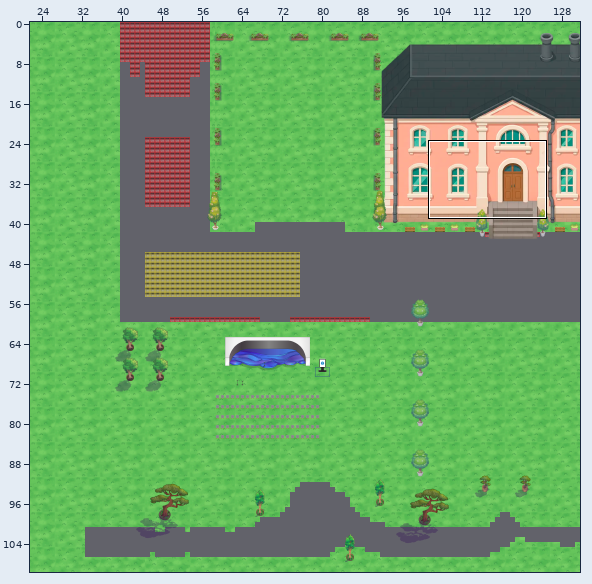
Tiled map (JSON): office.tmj. Above: a wide view before the commit, with the close-up outlined.
Close-up. As it was:
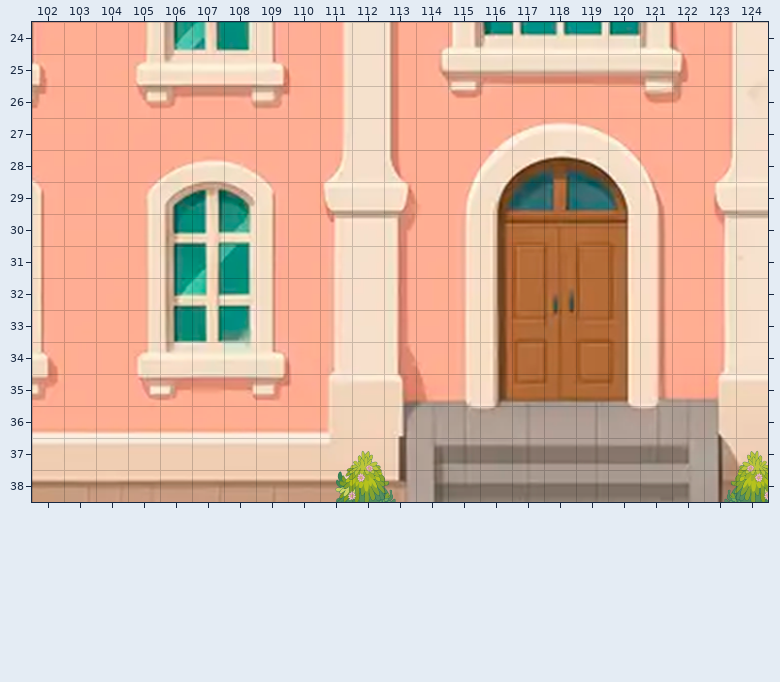
Cells are 32x32 px. Shown: x 102..124, y 24..38. The commit also changed other parts of the map, which this record leaves out. Not drawn, because the pictures are missing: unchanged layers "floor/floor1", "walls/FloorUnderWalls".
The result:
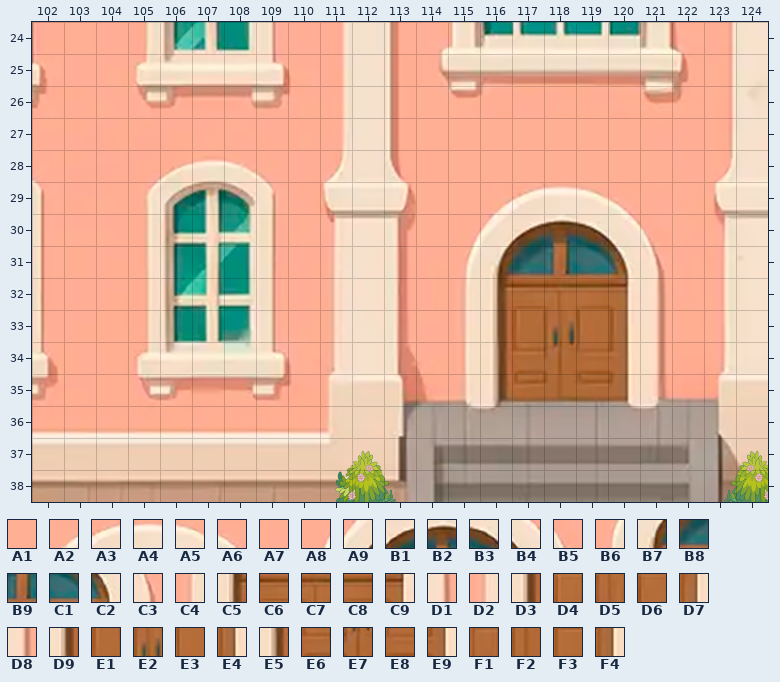
Key: from "WA_Exteri": A1 2139, A2 2140, A3 2141, A4 2142, A5 2143, A6 2144, A7 2145, A8 2217, A9 2218, B1 2219, B2 2220, B3 2221, B4 2222, B5 2223, B6 2295, B7 2296, B8 2297, B9 2298, C1 2299, C2 2300, C3 2301, C4 2373, C5 2374, C6 2375, C7 2376, C8 2377, C9 2378, D1 2379, D2 2451, D3 2452, D4 2453, D5 2454, D6 2455, D7 2456, D8 2457, D9 2530, E1 2531, E2 2532, E3 2533, E4 2534, E5 2608, E6 2609, E7 2610, E8 2611, E9 2612, F1 2687, F2 2688, F3 2689, F4 2690.
__ is an empty cell.
What changed:
Layer "above/InvisibleWalls":
The author changed tile A2 to tile A1 in row 27 at x 116.
The author changed tile A3 to tile A1 in row 27 at x 117.
The author changed tile A4 to tile A1 in row 27 at x 118.
The author changed tile A5 to tile A1 in row 27 at x 119.
The author changed tile A6 to tile A1 in row 27 at x 120.
The author changed tile A8 to tile A1 in row 28 at x 115.
The author changed tile A9 to tile A1 in row 28 at x 116.
The author changed tile B1 to tile A1 in row 28 at x 117.
The author changed tile B2 to tile A1 in row 28 at x 118.
The author changed tile B3 to tile A1 in row 28 at x 119.
The author changed tile B4 to tile A1 in row 28 at x 120.
The author changed tile B5 to tile A1 in row 28 at x 121.
The author changed tile B6 to tile A1 in row 29 at x 115.
The author changed tile B7 to tile A2 in row 29 at x 116.
The author changed tile B8 to tile A3 in row 29 at x 117.
The author changed tile B9 to tile A4 in row 29 at x 118.
The author changed tile C1 to tile A5 in row 29 at x 119.
The author changed tile C2 to tile A6 in row 29 at x 120.
The author changed tile C3 to tile A7 in row 29 at x 121.
The author changed tile C4 to tile A8 in row 30 at x 115.
The author changed tile C5 to tile A9 in row 30 at x 116.
The author changed tile C6 to tile B1 in row 30 at x 117.
The author changed tile C7 to tile B2 in row 30 at x 118.
The author changed tile C8 to tile B3 in row 30 at x 119.
The author changed tile C9 to tile B4 in row 30 at x 120.
The author changed tile D1 to tile B5 in row 30 at x 121.
The author changed tile D2 to tile B6 in row 31 at x 115.
The author changed tile D3 to tile B7 in row 31 at x 116.
The author changed tile D4 to tile B8 in row 31 at x 117.
The author changed tile D5 to tile B9 in row 31 at x 118.
The author changed tile D6 to tile C1 in row 31 at x 119.
The author changed tile D7 to tile C2 in row 31 at x 120.
The author changed tile D8 to tile C3 in row 31 at x 121.
The author changed tile D9 to tile C5 in row 32 at x 116.
The author changed tile E1 to tile C6 in row 32 at x 117.
The author changed tile E2 to tile C7 in row 32 at x 118.
The author changed tile E3 to tile C8 in row 32 at x 119.
The author changed tile E4 to tile C9 in row 32 at x 120.
The author changed tile E5 to tile D9 in row 33 at x 116.
The author changed tile E6 to tile E1 in row 33 at x 117.
The author changed tile E7 to tile E2 in row 33 at x 118.
The author changed tile E8 to tile E3 in row 33 at x 119.
The author changed tile E9 to tile E4 in row 33 at x 120.
The author changed tile F1 to tile E6 in row 34 at x 117.
The author changed tile F2 to tile E7 in row 34 at x 118.
The author changed tile F3 to tile E8 in row 34 at x 119.
The author changed tile F4 to tile E9 in row 34 at x 120.
Changed places in both close-ups, as pixel boxes (x1, y1, x2, y2):
changed: (459, 120, 667, 374)
